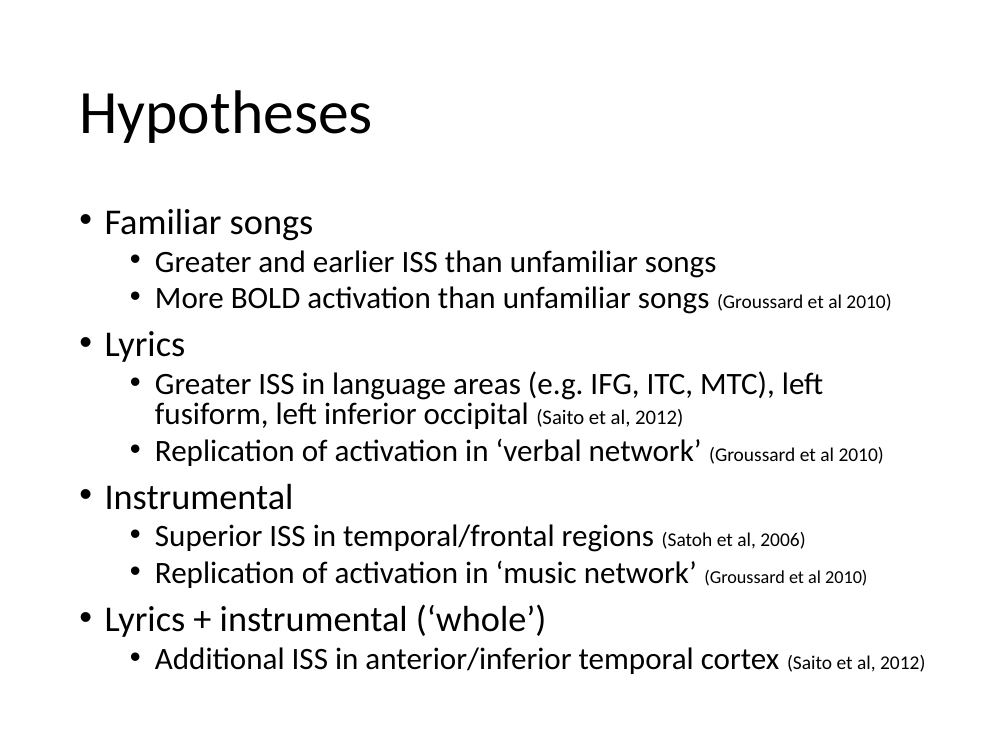
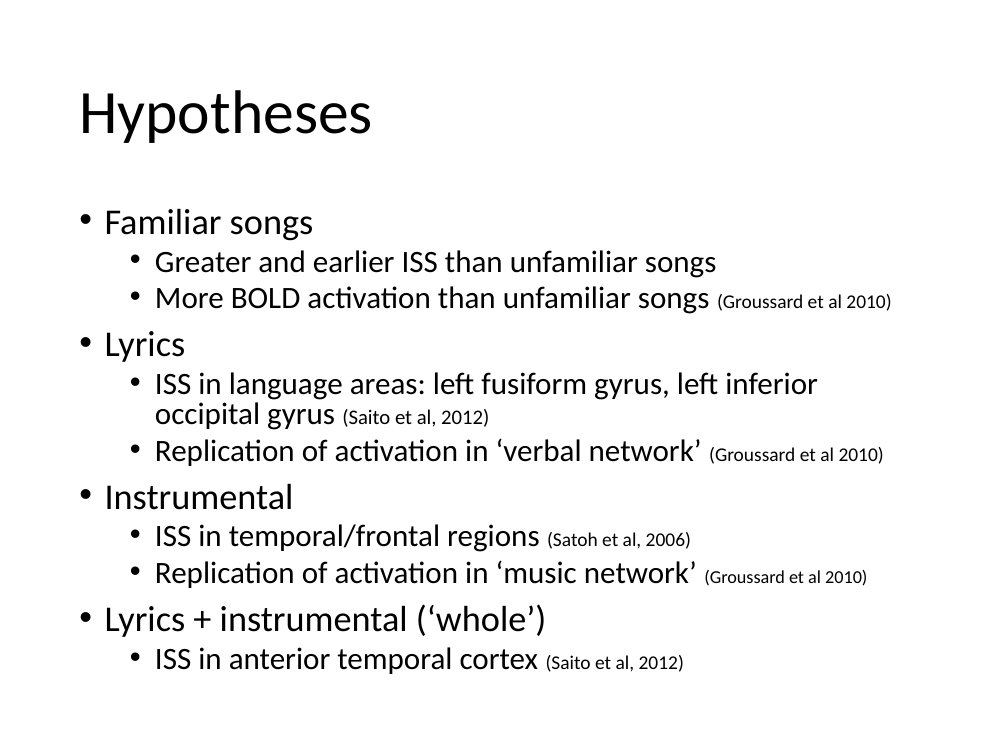
Before and after one commit to asternin/PhDProject, a slide deck: slide 18 of Meetings/2017.05.10-Grahn+KohlerPresentation.pptx. Drawn at 1008x756 pixels with LibreOffice and Linux fonts; fonts in the diff are those of the drawing. Boxes give left, top, right and bottom in pixels: in the first picture for what was removed or moved away, otherwise in the second. Text is boxed around its words. In the diff, an @@ line names an element or a change of style, - is before the commit and + after.

```diff
--- a/Meetings/2017.05.10-Grahn+KohlerPresentation.pptx
+++ b/Meetings/2017.05.10-Grahn+KohlerPresentation.pptx
@@ text at (155,372,818,430): text changed @@
-  • Greater ISS in language areas (e.g. IFG, ITC, MTC), left fusiform, left inferior occipital (Saito et al, 2012)
+  • ISS in language areas: left fusiform gyrus, left inferior occipital gyrus (Saito et al, 2012)
@@ text at (155,524,691,552): text changed @@
-  • Superior ISS in temporal/frontal regions (Satoh et al, 2006)
+  • ISS in temporal/frontal regions (Satoh et al, 2006)
@@ text at (155,647,684,674): text changed @@
-  • Additional ISS in anterior/inferior temporal cortex (Saito et al, 2012)
+  • ISS in anterior temporal cortex (Saito et al, 2012)
```
Also in this commit, not shown: 8 other slides changed, 15 other files.
